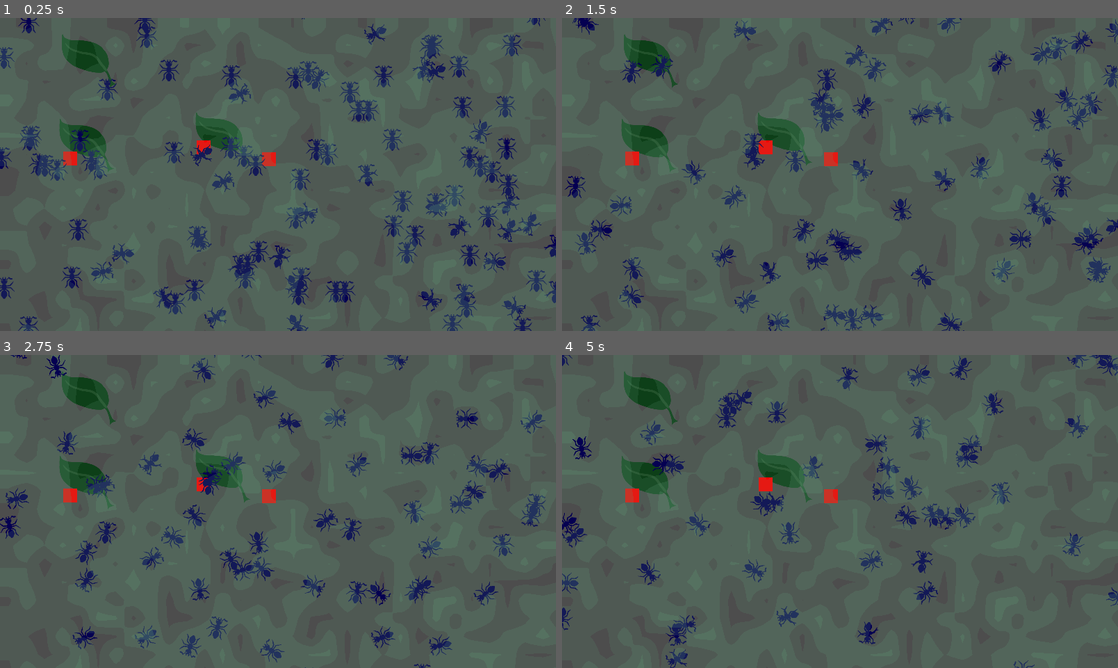
Above: before the commit, frames 1-4 (two rows, left to right).
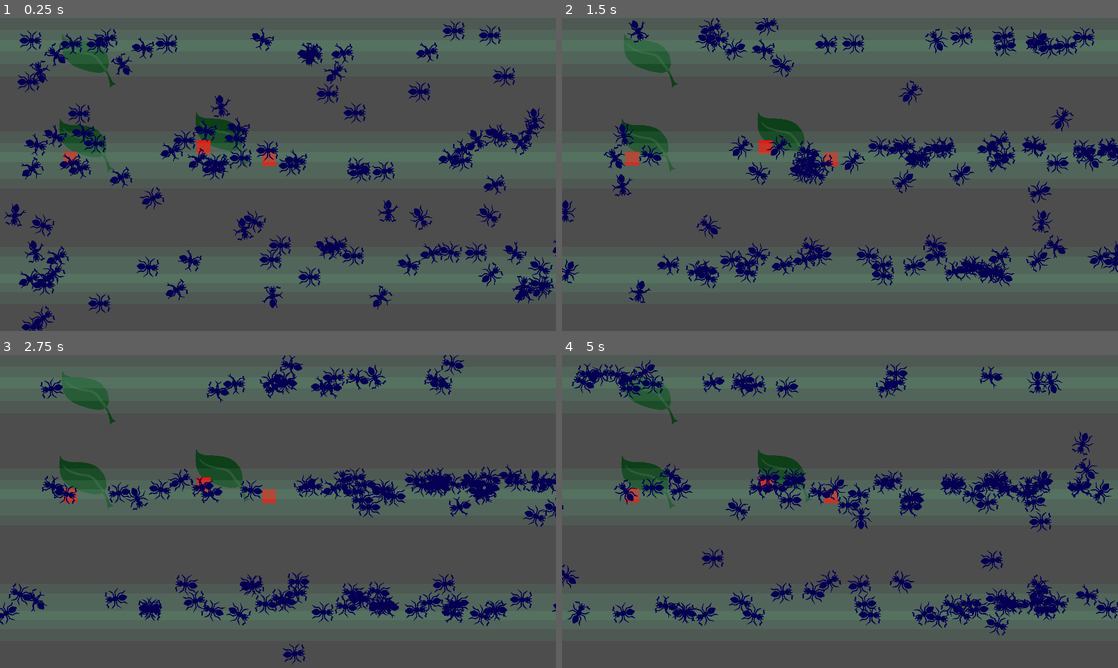
Above: after the commit, the same moments.

Repository: allemansratten/AntColonyTycoonDeluxe
Game: Godot game, scene res://game.tscn
Two runs of this game, one before a commit and one after it. Both use one fixed random seed, a clock stepped at 60 frames per second and the inputs below.
Inputs:
- Up to frame 1 (0.25 s): no input
- Up to frame 2 (1.5 s): no input
- Up to frame 3 (2.75 s): no input
- Up to frame 4 (5 s): no input

The runs differ from the first frame. In frame 1, 20% of the frame differs, in the area x 0-100%, y 0-100%; in frame 2, 17%; in frame 3, 16%; in frame 4, 16%.

Commit message:
Make ants follow pheromones

Diff:
--- a/ant.gd
+++ b/ant.gd
@@ -2,15 +2,26 @@
 
 @export var min_speed: float = 500.0
 @export var max_speed: float = 800.0
-@export var min_move_distance: float = 250.0
-@export var max_move_distance: float = 300.0
-@export var min_wait_time: float = 0.3
-@export var max_wait_time: float = 0.6
+@export var min_move_distance: float = 150.0
+@export var max_move_distance: float = 200.0
+@export var min_wait_time: float = 0.15
+@export var max_wait_time: float = 0.3
 @onready var _animated_sprite = $AnimatedSprite2D
+
+# positive = ants will tend to select directions similar to the ones they have
+# 0 = they don't care
+# negative = bigger turns are better
+const ANGLE_CONSISTENCY_REWARD: float = 0.5
+# must be strictly >0.
+# close to 0 = always select the angle that maximizes the score
+# infinite = select completely at random
+const ANGLE_SAMPLING_TEMPERATURE: float = 0.2
 
 var target_position: Vector2
 var is_moving: bool = false
-var rotation_speed: float = 15.0  # Speed of rotation towards target
+var rotation_speed: float = 15.0 # Speed of rotation towards target
+
+@export var pheromone_layer: ColorRect
 
 func _ready():
 	#position = Vector2(200, 200)
@@ -26,12 +37,12 @@
 		var direction = (target_position - global_position).normalized()
 		var distance = global_position.distance_to(target_position)
 
-		if distance > 5:  # If not close enough to target
+		if distance > 5: # If not close enough to target
 			velocity = direction * randf_range(min_speed, max_speed)
 			move_and_slide()
 			_animated_sprite.play("default")
-				# Smooth rotation towards the target
-			var target_angle = direction.angle() + PI/2
+			# Smooth rotation towards the target
+			var target_angle = direction.angle()
 			rotation = lerp_angle(rotation, target_angle, rotation_speed * _delta)
 		else:
 			is_moving = false
@@ -39,10 +50,63 @@
 			start_waiting()
 
 
+func softmax(x: Array) -> Array:
+	var max_value = x.max() # Find the maximum value in the input array
+	var exp_values = []
+	var sum_exp = 0.0
+
+	# Calculate shifted exponentials and sum
+	for value in x:
+		var exp_value = exp(value - max_value)
+		exp_values.append(exp_value)
+		sum_exp += exp_value
+
+	# Normalize
+	var softmax_values = []
+	for exp_value in exp_values:
+		softmax_values.append(exp_value / sum_exp)
+
+	return softmax_values
+
+
+func sample_from_scores(scores: Array) -> int:
+	var total_score = scores.reduce(func(acc, x): return acc + x)
+	var random_value = randf() * total_score
+
+	var sum = 0.0
+	for i in range(scores.size()):
+		sum += scores[i]
+		if random_value < sum:
+			return i
+
+	return scores.size() - 1
+
+
 func start_new_movement():
-	var random_angle = randf() * 2 * PI
 	var random_distance = randf_range(min_move_distance, max_move_distance)
-	target_position = global_position + Vector2(cos(random_angle), sin(random_angle)) * random_distance
+
+	var angles = range(0, 360, 10).map(func(x): return deg_to_rad(x))
+
+	var scores = []
+	for angle in angles:
+		var direction = Vector2(cos(angle), sin(angle))
+		var target = global_position + direction * random_distance
+		var score = pheromone_layer.get_value_at(target.x, target.y)
+
+		# Scaled between 0 and 1
+		var angular_difference = abs(angle_difference(angle, rotation)) / PI
+
+		score -= angular_difference * ANGLE_CONSISTENCY_REWARD
+
+		scores.append(score)
+
+	scores = scores.map(func(x): return x / ANGLE_SAMPLING_TEMPERATURE)
+	scores = softmax(scores)
+
+	var selected = sample_from_scores(scores)
+	var angle = angles[selected]
+
+	target_position = global_position + Vector2(cos(angle), sin(angle)) * random_distance
 	is_moving = true
 
 func start_waiting():
--- a/ant.tscn
+++ b/ant.tscn
@@ -35,6 +35,7 @@
 metadata/_edit_group_ = true
 
 [node name="AnimatedSprite2D" type="AnimatedSprite2D" parent="."]
+rotation = 1.5708
 sprite_frames = SubResource("SpriteFrames_xw4ci")
 frame_progress = 0.248136
 
--- a/game.gd
+++ b/game.gd
@@ -9,19 +9,25 @@
 
 # Called when the node enters the scene tree for the first time.
 func _ready() -> void:
-	# spawn 100 ants on random positions
 	screen_size = get_viewport().get_visible_rect().size
-
-	for i in range(100):
-		var ant = ant_scene.instantiate()
-		ant.position = Vector2(randi() % int(screen_size.x), randi() % int(screen_size.y))
-		add_child(ant)
 
 	# TODO: multiple pheromone layers if needed
 	pheromone_layer = preload("res://pheromone_layer.tscn").instantiate()
 	add_child(pheromone_layer)
 
-	pheromone_layer.set_random_data()
+	# spawn 100 ants on random positions
+	for i in range(100):
+		spawn_ant()
+
+	# pheromone_layer.set_random_data()
+	pheromone_layer.set_demo_data()
+
+
+func spawn_ant() -> void:
+	var ant = ant_scene.instantiate()
+	ant.position = Vector2(randi() % int(screen_size.x), randi() % int(screen_size.y))
+	ant.pheromone_layer = pheromone_layer
+	add_child(ant)
 
 
 # Called every frame. 'delta' is the elapsed time since the previous frame.
@@ -30,5 +36,4 @@
 
 
 func _on_spawn_timer_timeout() -> void:
-	var ant = ant_scene.instantiate()
-	add_child(ant)
+	spawn_ant()
--- a/pheromone_layer.gd
+++ b/pheromone_layer.gd
@@ -30,13 +30,32 @@
 			grid_data[y][x] = randf()
 	update_shader()
 
+func set_demo_data():
+	for y in range(int(grid_size.y)):
+		for x in range(int(grid_size.x)):
+			grid_data[y][x] = (sin(0.5 + y * 1) * 0.5 + 0.5) ** 3
+
+	update_shader()
+
+func get_value_at(x: float, y: float) -> float:
+	# TODO: something smarter
+
+	# to grid position
+	x = x / get_viewport().get_visible_rect().size.x * grid_size.x
+	y = y / get_viewport().get_visible_rect().size.y * grid_size.y
+
+	if x < 0 or x >= grid_size.x or y < 0 or y >= grid_size.y:
+		return 0.0
+	return grid_data[int(y)][int(x)]
+
 func update_shader():
 	var image = Image.create(int(grid_size.x), int(grid_size.y), false, Image.FORMAT_RF)
 	for y in range(grid_size.y):
 		for x in range(grid_size.x):
 			var value = grid_data[y][x]
 			image.set_pixel(x, y, Color(value, 0, 0))
-	#
+
+
 	var texture = ImageTexture.create_from_image(image)
 
 	material.set_shader_parameter("grid_texture", texture)
Not shown: 1 places in ant.tscn that only renumber resources
